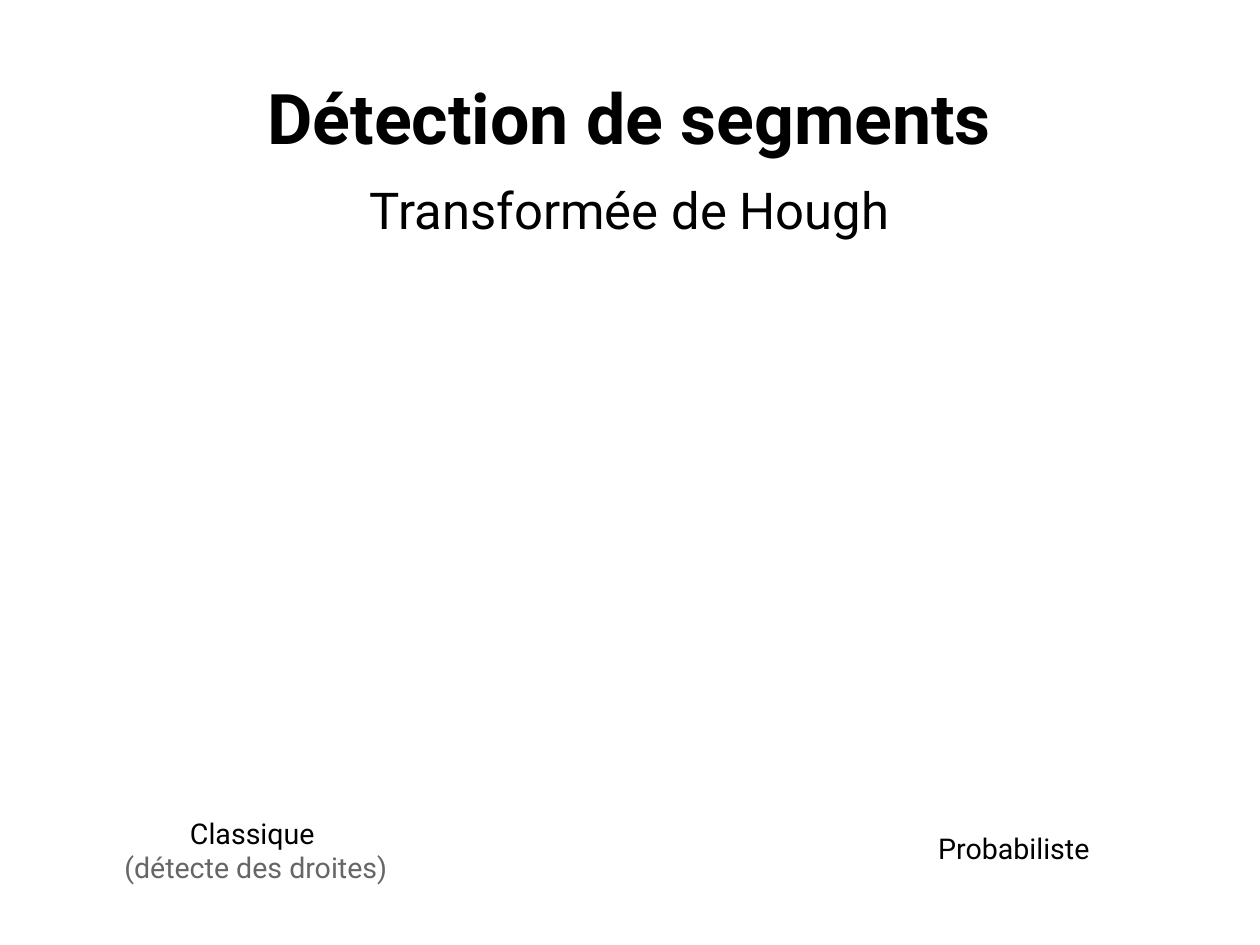
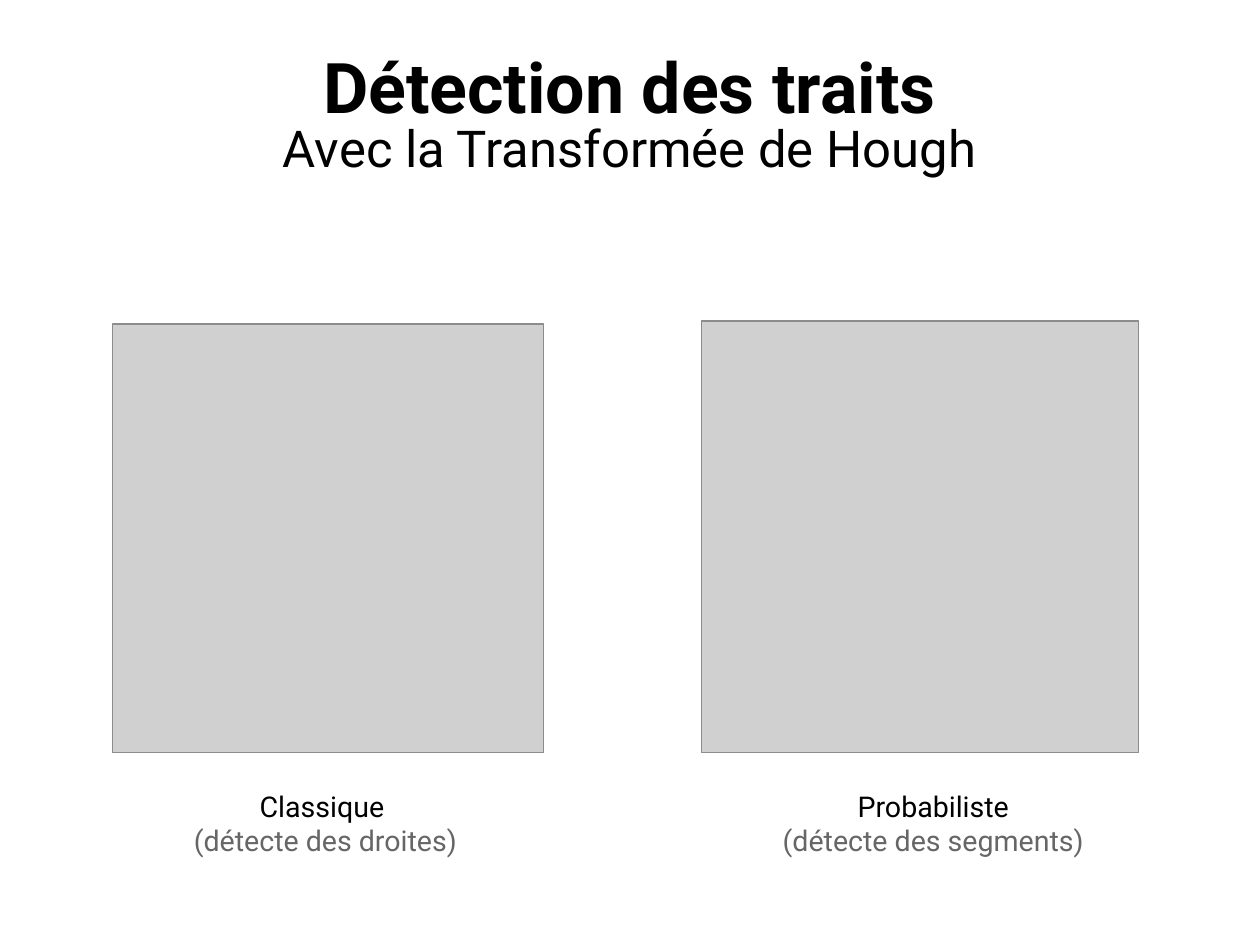
Before and after one commit to ewen-lbh/bone-fracture-detection, a slide deck: slide 14 of slides/mpsi/slides.odp (slide 13 before the commit). Drawn at 1260x945 pixels with LibreOffice and Linux fonts; fonts in the diff are those of the drawing; grey boxes stand for pictures. Boxes give left, top, right and bottom in pixels: in the first picture for what was removed or moved away, otherwise in the second. Text is boxed around its words. In the diff, an @@ line names an element or a change of style, - is before the commit and + after.

Commit message:
slides: continue
angles (schéma sur tikz), add some missing images, reposition headings

```diff
--- a/slides/mpsi/slides.odp
+++ b/slides/mpsi/slides.odp
@@ title at [323, 60, 935, 129]: text changed @@
-Détection de segments
+Détection des traits
@@ text at [283, 128, 976, 178]: text changed @@
-Transformée de Hough
+Avec la Transformée de Hough
@@ picture added at [112, 324, 543, 752] @@
@@ picture added at [702, 321, 1139, 753] @@
@@ text "Classique": place and size @@
-text "Classique" at [124, 822, 387, 885]
+text "Classique" at [194, 795, 457, 857]
@@ text added at [783, 795, 1084, 857], 18 pt, text #666666 @@
+Probabiliste
+(détecte des segments)
@@ text removed at [938, 837, 1089, 860] @@
-Probabiliste
```
Also in this commit, not shown: 3 other slides changed, 5 slides added, 2 slides removed, 2 other files.
